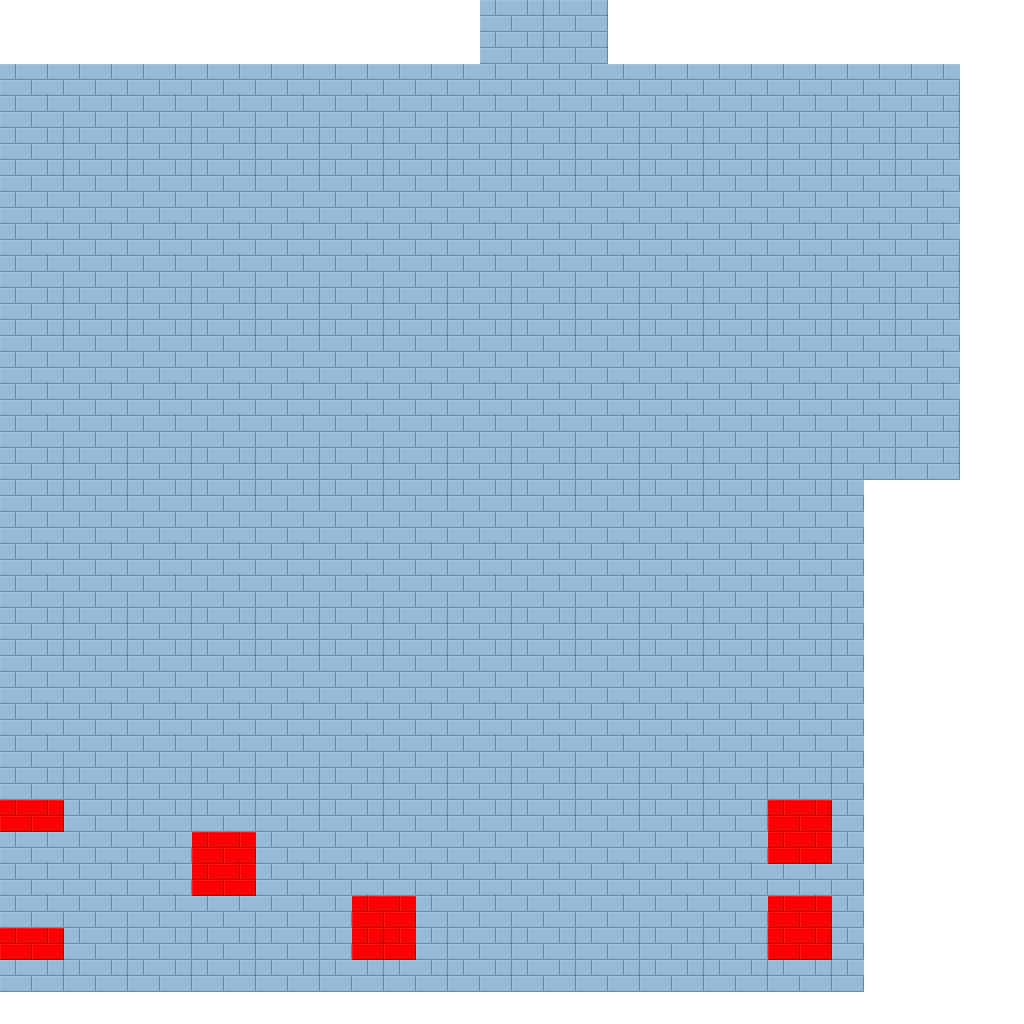
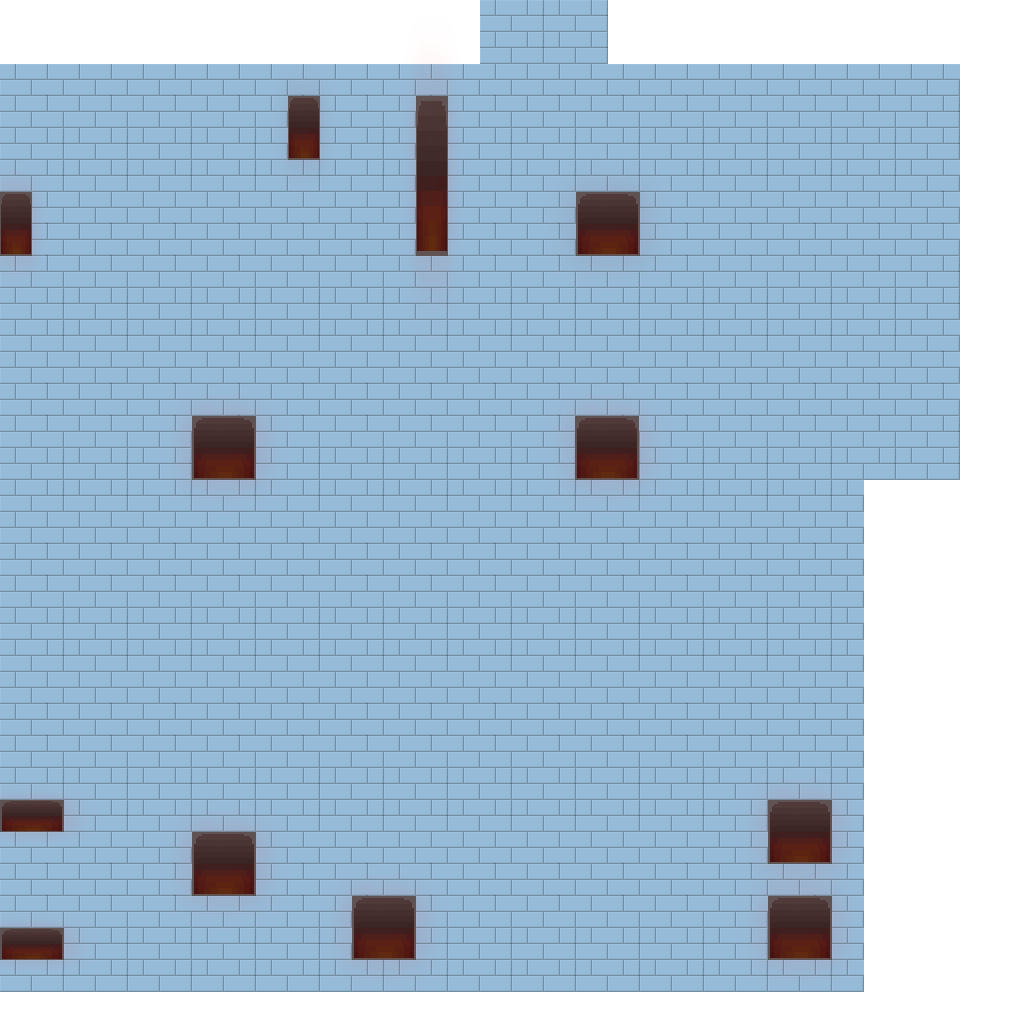
Layered file, before and after one edit (1024x1024). Changes by layer:
added layer "Layer 8" above "Layer 17" over [0, 917, 88, 972]
added layer "Layer 17" above "Layer 16" over [0, 170, 44, 280]
added layer "Layer 16" (darken) above "Layer 15" over [277, 74, 332, 184]
added layer "Layer 15" above "Layer 14" over [405, 41, 460, 316]
added layer "Layer 14" (darken) above "Layer 13" over [554, 170, 664, 280]
added layer "Layer 13" above "Layer 12" over [553, 394, 663, 504]
added layer "Layer 12" above "Layer 11" over [170, 394, 280, 504]
added layer "Layer 11" above "Layer 10" over [746, 778, 856, 898]
added layer "Layer 10" above "Layer 9" over [746, 862, 856, 984]
added layer "Layer 9" above "Layer 7" over [330, 874, 440, 984]
added layer "Layer 7" above "Layer 6" over [170, 810, 280, 920]
added layer "Layer 6" above "Layer 4" over [0, 789, 88, 844]
